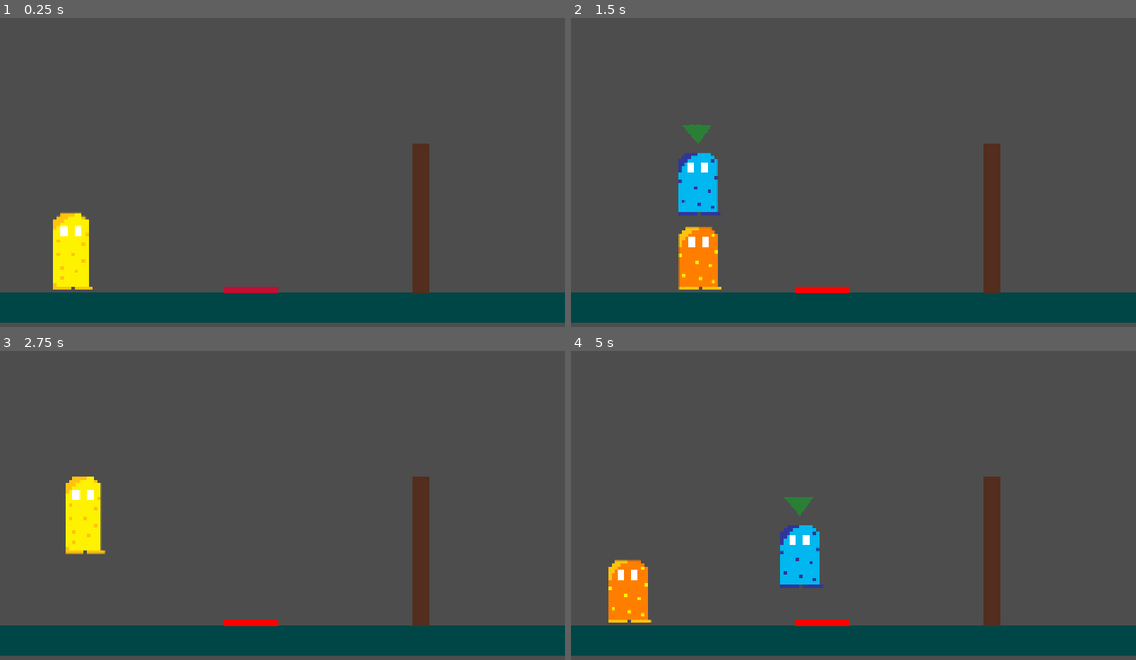
Above: before the commit, frames 1-4 (two rows, left to right).
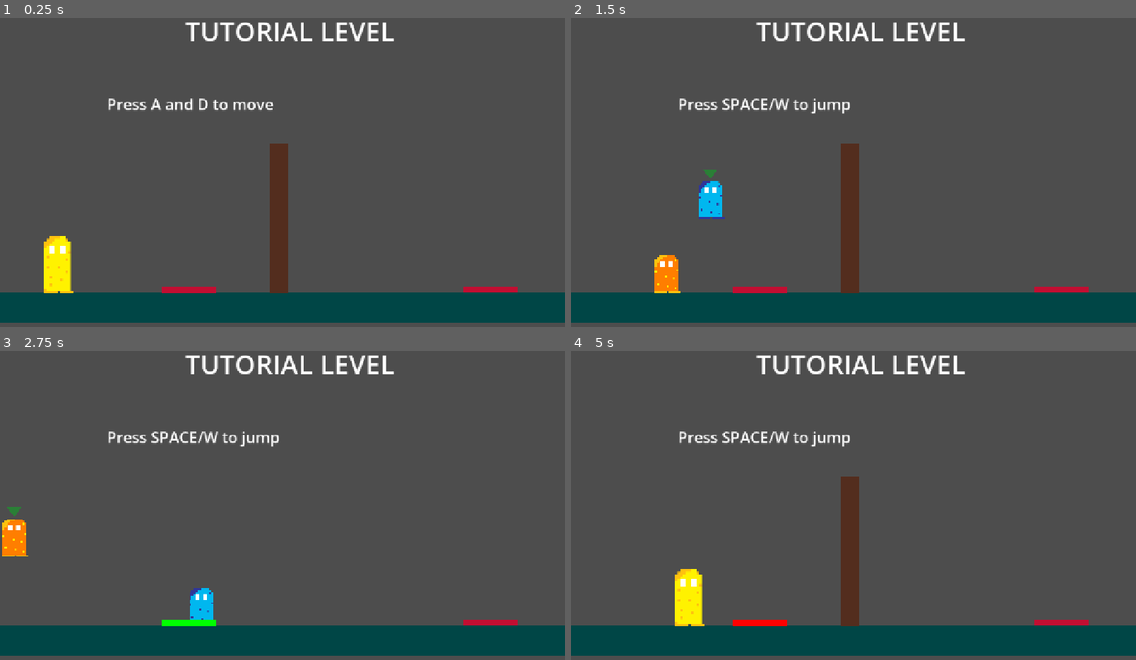
Above: after the commit, the same moments.

Repository: szilveszterbiro7/week4
Game: Godot game, scene res://Scenes/tutorial.tscn
The game is run twice, just before and just after one commit, with the same random seed, the same clock (stepped at 60 frames per second) and the same inputs. Before the commit the project starts from res://Scenes/level_1.tscn.
Inputs (mouse positions are in pixels of both pictures, inside the frame that each line leads up to):
- Up to frame 1 (0.25 s): no input
- Up to frame 2 (1.5 s): tap A (left) at 0.5 s; move the mouse to (977, 150) at 0.52 s; hold D (right) from 0.53 s (still down); tap F (split) at 0.6 s; click (977, 150) at 0.67 s; tap W (jump) at 0.77, 0.8, 1.07, 1.35 s; tap Space at 1.25 s; move the mouse to (740, 184) at 1.27 s
- Up to frame 3 (2.75 s): tap W (jump) at 1.52, 1.82, 2.3 s; tap F (split) at 1.55 s; tap Space at 2 s; move the mouse to (339, 431) at 2.02 s; release D (right) at 2.03 s; hold A (left) from 2.03 s (still down); tap Tab (change_character) at 2.1 s
- Up to frame 4 (5 s): tap Space at 2.75, 3.5, 4.25 s; move the mouse to (825, 564) at 2.77 s; release A (left) at 2.78 s; hold D (right) 2.78-4.28 s; tap F (split) at 2.85, 4.55 s; click (825, 564) at 2.92 s; tap W (jump) at 3.02, 3.32, 3.77, 3.8, 4.07, 4.52, 4.82 s; move the mouse to (1023, 548) at 3.52 s; tap Alt at 3.6 s; move the mouse to (684, 452) at 4.27 s; hold A (left) from 4.28 s (still down); tap Shift at 4.35 s

The runs differ from the first frame. In frame 1, 6.5% of the frame differs, in the area x 7-92%, y 1-90%; in frame 2, 8.4%; in frame 3, 6.1%; in frame 4, 8.9%, in the area x 6-92%, y 1-90%.

Commit message:
Made a tutorial level

Diff:
--- a/week-4/Scenes/clone.tscn
+++ b/week-4/Scenes/clone.tscn
@@ -4,22 +4,23 @@
 [ext_resource type="Script" uid="uid://cs44qu1y62rl" path="res://Scenes/clone.gd" id="1_eeqi5"]
 
 [sub_resource type="RectangleShape2D" id="RectangleShape2D_ce5me"]
-size = Vector2(97, 149)
+size = Vector2(60.5, 87)
 
 [node name="Clone" type="CharacterBody2D" unique_id=1393418881]
 script = ExtResource("1_eeqi5")
 
 [node name="CollisionShape2D" type="CollisionShape2D" parent="." unique_id=1090801861]
-position = Vector2(114.5, 172.5)
+position = Vector2(95.75, 189.5)
 shape = SubResource("RectangleShape2D_ce5me")
 
 [node name="Sprite2D" type="Sprite2D" parent="." unique_id=1240714779]
-position = Vector2(114, 126)
-scale = Vector2(0.496, 0.5)
+position = Vector2(93, 160.00002)
+scale = Vector2(0.3, 0.302)
 texture = ExtResource("1_50nb2")
 
 [node name="Indicator" type="Polygon2D" parent="." unique_id=772757268]
-position = Vector2(78, -2)
+position = Vector2(75, 99)
+scale = Vector2(0.5, 0.5)
 color = Color(0.16471481, 0.50127673, 0.21470079, 1)
 polygon = PackedVector2Array(68, 42.799995, 68, 42.799995, 36.799988, 85.19999, 0.7999878, 42.799995, 26.399994, 41.200005, 24.799988, 41.999992, 44, 41.200005, 44.799988, 42.799995)
 uv = PackedVector2Array(68, 42.799995, 68, 42.799995, 40, 84.4, 0.7999878, 42.799995, 23.199982, 42.799995, 23.199982, -18, 41.599976, -17.199997, 43.200012, 38.799995)
--- a/week-4/Scenes/door.gd
+++ b/week-4/Scenes/door.gd
@@ -4,7 +4,20 @@
 @onready var door=$ColorRect
 
 var open=false
+var active_plates=[]
 
+func activate_plate(plate):
+	if not active_plates.has(plate):
+		active_plates.append(plate)
+	update_door()
+func deactivate_plate(plate):
+	active_plates.erase(plate)
+	update_door()
+func update_door():
+	if active_plates.size()>0:
+		open_door()
+	else:
+		close_door()
 func open_door():
 	open=true
 	collision.set_deferred("disabled", true)
--- a/week-4/Scenes/level_1.gd
+++ b/week-4/Scenes/level_1.gd
@@ -4,11 +4,15 @@
 @onready var player=$Player
 @onready var clone1=$Clone1
 @onready var clone2=$Clone2
+@onready var tutorial=$TutorialUI
+@onready var plate=$Pressureplate
+@onready var door=$Door
 
 var split=false
 var active_clone=1
+var tutorial_stage=0
 
-@export var unite_distance=250
+@export var unite_distance=200
 
 func _ready():
 	player.show()
@@ -28,6 +32,7 @@
 			try_unite()
 	if Input.is_action_just_pressed("change_character") and split:
 		switch_clone()
+	check_tutorial()
 func split_player():
 	split=true
 	clone1.global_position = player.global_position + Vector2(-20, 0)
@@ -72,3 +77,48 @@
 	player.show()
 	player.set_physics_process(true)
 	player.get_node("CollisionShape2D").set_deferred("disabled", false)
+func update_tutorial():
+	match tutorial_stage:
+		0:
+			tutorial.show_instructions("Press A and D to move")
+		1:
+			tutorial.show_instructions("Press SPACE/W to jump")
+		2:
+			tutorial.show_instructions("Press F to split")
+		3:
+			tutorial.show_instructions("Press TAB to switch between clones")
+		4:
+			tutorial.show_instructions("Move one colne to the presure plate")
+		5:
+			tutorial.show_instructions("Move the other clone through the door")
+		6:
+			tutorial.show_instructions("Bring your clones close to each other and press F")
+		7:
+			tutorial.show_instructions("Tutorial complete!")
+func next_stage():
+	tutorial_stage+=1
+	update_tutorial()
+func check_tutorial():
+	match tutorial_stage:
+		0:
+			if Input.get_axis("left", "right") != 0:
+				next_stage()
+		1:
+			if player.velocity.y<0 and not split:
+				next_stage()
+		2:
+			if split:
+				next_stage()
+		3:
+			if active_clone==2 and split:
+				next_stage()
+		4:
+			if plate.activated and split:
+				next_stage()
+		5:
+			if split and door.open:
+				if clone1.global_position.x>door.global_position.x+30 or clone2.global_position.x>door.global_position.x+30:
+					next_stage()
+		6:
+			if not split:
+				next_stage()
--- a/week-4/Scenes/player.tscn
+++ b/week-4/Scenes/player.tscn
@@ -4,16 +4,16 @@
 [ext_resource type="Texture2D" uid="uid://d04cqr4813p84" path="res://Assets/character1.png" id="2_6t5aa"]
 
 [sub_resource type="RectangleShape2D" id="RectangleShape2D_ce5me"]
-size = Vector2(93, 182)
+size = Vector2(66, 129)
 
 [node name="Player" type="CharacterBody2D" unique_id=1774187077]
 script = ExtResource("1_cvnsp")
 
 [node name="CollisionShape2D" type="CollisionShape2D" parent="." unique_id=385398583]
-position = Vector2(75.5, 147)
+position = Vector2(62, 173.5)
 shape = SubResource("RectangleShape2D_ce5me")
 
 [node name="Sprite2D" type="Sprite2D" parent="CollisionShape2D" unique_id=301219664]
-position = Vector2(-3.5, -17)
-scale = Vector2(0.8078125, 0.7605468)
+position = Vector2(-5, -14.5)
+scale = Vector2(0.6, 0.565)
 texture = ExtResource("2_6t5aa")
--- a/week-4/Scenes/pressureplate.gd
+++ b/week-4/Scenes/pressureplate.gd
@@ -24,8 +24,8 @@
 	if activated:
 		visual.color=Color.GREEN
 		if door!=null:
-			door.open_door()
+			door.activate_plate(self)
 	else:
 		visual.color=Color.RED
 		if door!=null:
-			door.close_door()
+			door.deactivate_plate(self)
--- a/week-4/Scenes/level_1.tscn
+++ b/week-4/Scenes/tutorial.tscn
@@ -6,9 +6,10 @@
 [ext_resource type="Texture2D" uid="uid://5k2aqr88auh4" path="res://Assets/Clone2.png" id="3_xfk5q"]
 [ext_resource type="PackedScene" uid="uid://8s224681l7qj" path="res://Scenes/pressureplate.tscn" id="5_6444e"]
 [ext_resource type="PackedScene" uid="uid://xmtdx5e5rg6w" path="res://Scenes/door.tscn" id="6_evi0p"]
+[ext_resource type="Script" uid="uid://j0qgvywt8a45" path="res://Scenes/tutorial_ui.gd" id="7_lsmp6"]
 
 [sub_resource type="RectangleShape2D" id="RectangleShape2D_ce5me"]
-size = Vector2(39.96875, 2.34375)
+size = Vector2(39.96875, 2.203125)
 
 [sub_resource type="SegmentShape2D" id="SegmentShape2D_ce5me"]
 a = Vector2(1285, 764)
@@ -21,7 +22,7 @@
 position = Vector2(320, 320)
 
 [node name="CollisionShape2D" type="CollisionShape2D" parent="Ground" unique_id=1773694295]
-position = Vector2(318, 355)
+position = Vector2(316, 359)
 scale = Vector2(32, 32)
 shape = SubResource("RectangleShape2D_ce5me")
 
@@ -33,7 +34,7 @@
 color = Color(0, 0.27358776, 0.27511105, 1)
 
 [node name="Player" parent="." unique_id=1774187077 instance=ExtResource("1_vk57k")]
-position = Vector2(89, 385)
+position = Vector2(73, 404)
 
 [node name="Clone1" parent="." unique_id=1393418881 instance=ExtResource("2_8ffim")]
 visible = false
@@ -47,7 +48,7 @@
 texture = ExtResource("3_xfk5q")
 
 [node name="Pressureplate" parent="." unique_id=169107418 node_paths=PackedStringArray("door") instance=ExtResource("5_6444e")]
-position = Vector2(386, 541)
+position = Vector2(244, 540)
 door = NodePath("../Door")
 
 [node name="StaticBody2D" type="StaticBody2D" parent="." unique_id=1607458829]
@@ -63,6 +64,30 @@
 shape = SubResource("SegmentShape2D_ce5me")
 
 [node name="Door" parent="." unique_id=370755971 instance=ExtResource("6_evi0p")]
-position = Vector2(934, 304)
+position = Vector2(612, 304)
+
+[node name="TutorialUI" type="CanvasLayer" parent="." unique_id=981767687]
+script = ExtResource("7_lsmp6")
+
+[node name="Title" type="Label" parent="TutorialUI" unique_id=525797486]
+offset_left = 420.0
+offset_top = 7.0
+offset_right = 894.0
+offset_bottom = 90.0
+theme_override_font_sizes/font_size = 60
+text = "TUTORIAL LEVEL"
+
+[node name="Instructions" type="Label" parent="TutorialUI" unique_id=1057831189]
+offset_left = 242.0
+offset_top = 190.0
+offset_right = 620.0
+offset_bottom = 239.0
+theme_override_font_sizes/font_size = 35
+text = "Press A and D to move"
+horizontal_alignment = 1
+
+[node name="Pressureplate2" parent="." unique_id=1479688761 node_paths=PackedStringArray("door") instance=ExtResource("5_6444e")]
+position = Vector2(928, 539)
+door = NodePath("../Door")
 
 [editable path="Clone2"]
--- /dev/null
+++ b/week-4/Scenes/tutorial_ui.gd
@@ -0,0 +1,9 @@
+extends CanvasLayer
+
+
+@onready var instructions=$Instructions
+
+func _ready():
+	instructions.text="Press A and D to move"
+func show_instructions(message:String):
+	instructions.text=message
Not shown, added: week-4/Scenes/tutorial_ui.gd.uid
